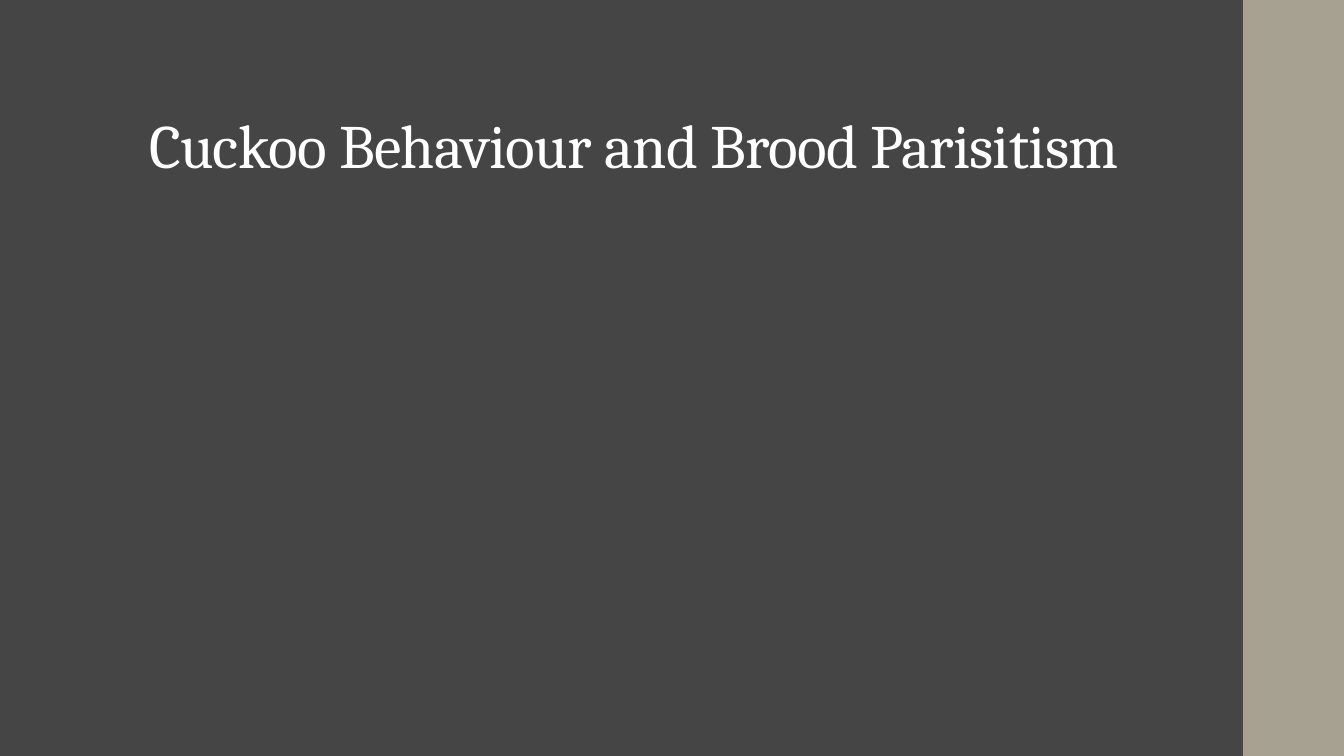
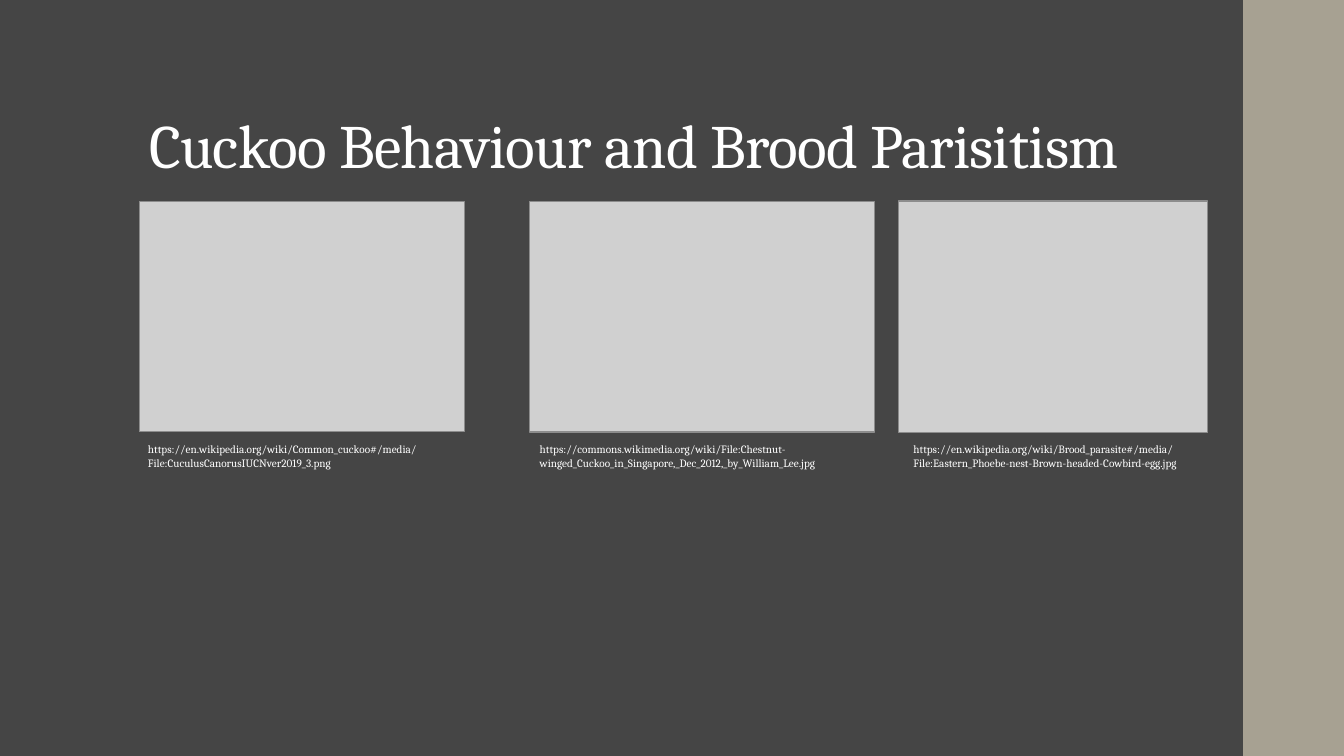
Before and after one commit to jwhowes/project, a slide deck: slide 3 of presentation_1_shorter.pptx. Drawn at 1344x756 pixels with LibreOffice and Linux fonts; fonts in the diff are those of the drawing; grey boxes stand for pictures. Boxes give left, top, right and bottom in pixels: in the first picture for what was removed or moved away, otherwise in the second. Text is boxed around its words. In the diff, an @@ line names an element or a change of style, - is before the commit and + after.

Commit message:
Added some images and details to the slides

```diff
--- a/presentation_1_shorter.pptx
+++ b/presentation_1_shorter.pptx
@@ picture added at bbox=[139, 202, 465, 432] @@
@@ picture added at bbox=[530, 202, 875, 433] @@
@@ picture added at bbox=[899, 201, 1208, 433] @@
@@ text added at bbox=[148, 445, 416, 470], 8 pt, text #FFFFFF @@
+https://en.wikipedia.org/wiki/Common_cuckoo#/media/File:CuculusCanorusIUCNver2019_3.png
@@ text added at bbox=[540, 445, 815, 470], 8 pt, text #FFFFFF @@
+https://commons.wikimedia.org/wiki/File:Chestnut-winged_Cuckoo_in_Singapore,_Dec_2012,_by_William_Lee.jpg
@@ text added at bbox=[913, 445, 1176, 470], 8 pt, text #FFFFFF @@
+https://en.wikipedia.org/wiki/Brood_parasite#/media/File:Eastern_Phoebe-nest-Brown-headed-Cowbird-egg.jpg
```
Also in this commit, not shown: 5 other slides changed, 2 slides added, 4 slides removed, 3 other files.
